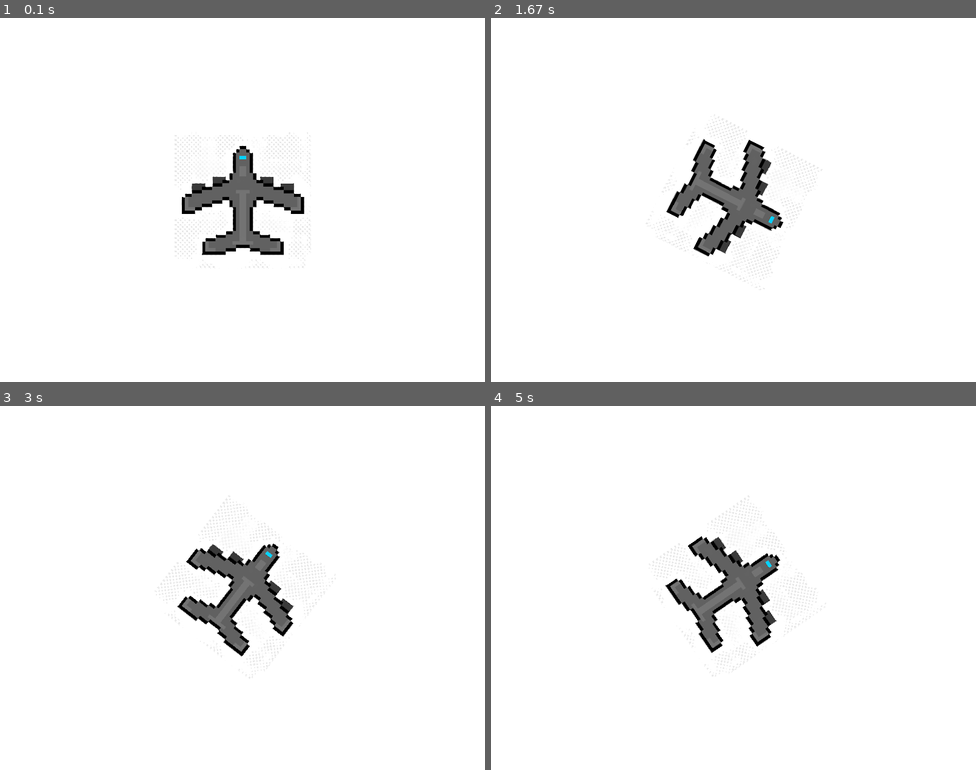
Above: before the commit, frames 1-4 (two rows, left to right).
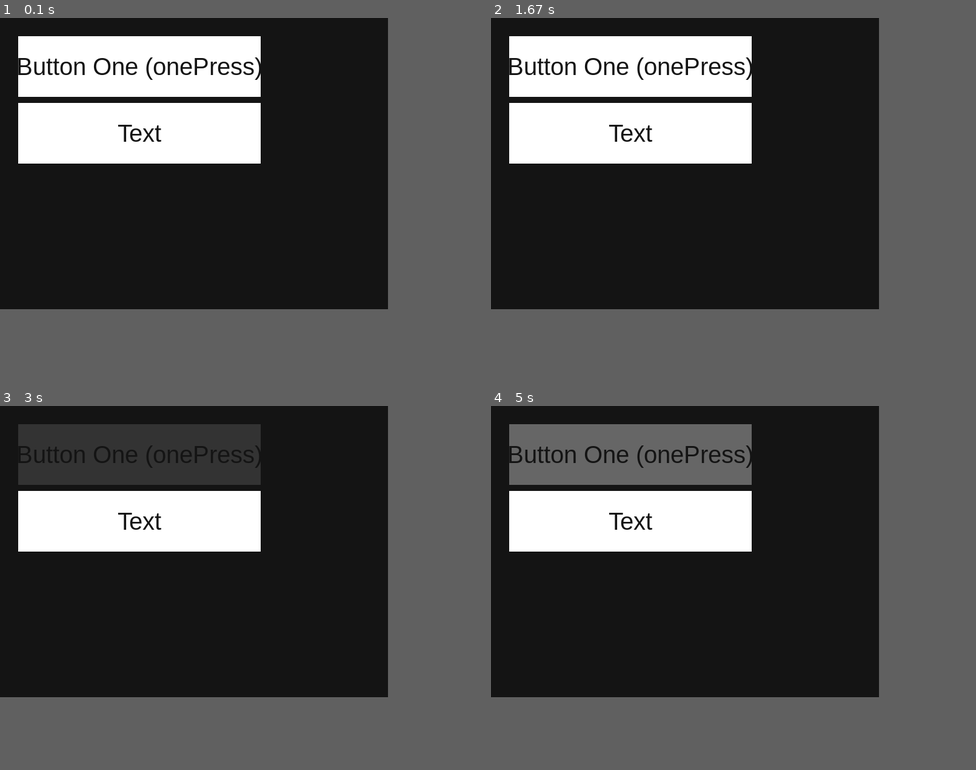
Above: after the commit, the same moments.

Repository: AndyCreator8/pygame_project_1
Game: pygame game, started from test.py
Same seed, same stepped clock (60 frames per second), same inputs: the game is played once before the commit and once after it.
Inputs (mouse positions are in pixels of both pictures, inside the frame that each line leads up to):
- Up to frame 1 (0.1 s): no input
- Up to frame 2 (1.67 s): click (631, 65) at 0.38 s; click (563, 232) at 0.72 s; click (607, 58) at 1.05 s; press the mouse at (631, 65) at 1.37 s; move the mouse to (641, 152) at 1.47 s; release the mouse at (655, 240) at 1.6 s
- Up to frame 3 (3 s): click (140, 453) at 2.22 s; press the mouse at (140, 453) at 2.53 s; move the mouse to (155, 471) at 2.63 s; release the mouse at (169, 486) at 2.77 s; press the mouse at (140, 453) at 2.87 s; move the mouse to (97, 464) at 2.97 s
- Up to frame 4 (5 s): release the mouse at (549, 471) at 3.1 s; press the mouse at (631, 453) at 3.2 s; move the mouse to (670, 489) at 3.3 s; release the mouse at (714, 522) at 3.43 s; press the mouse at (631, 453) at 3.53 s; move the mouse to (689, 464) at 3.63 s; release the mouse at (752, 475) at 3.77 s; press the mouse at (631, 453) at 3.87 s; move the mouse to (617, 526) at 3.97 s; release the mouse at (607, 595) at 4.1 s; press the mouse at (631, 453) at 4.7 s; move the mouse to (597, 464) at 4.8 s; release the mouse at (563, 471) at 4.93 s
In our replay, the window is 800x600 before the commit and 640x480 after it. These sizes can differ from the game's own. Grey fills any space a smaller window leaves; there, only what the larger window draws over its background counts as a difference.

The runs differ from the first frame. In frame 1, 48% of the frame differs, in the area x 0-80%, y 0-80%; in frame 2, 48%; in frame 3, 55%; in frame 4, 55%.

Commit message:
Добавил функцию play, которую не тестил. Также добавил в пули параметр кучности, для добавления урона нужно объяснить мне, как получить в апдейте противника, как объект. Здоровье противников реализовал

Diff:
--- a/another_main.py
+++ b/another_main.py
@@ -6,7 +6,7 @@
 import pygame
 
 pygame.init()
-size = width, height = 1000, 800
+size = width, height = 1800, 1200
 map_size = 10000, 10000
 screen = pygame.display.set_mode(size)
 center = (width // 2, height // 2)
@@ -45,8 +45,14 @@
     if not os.path.isfile(fullname):
         print(f"Аудиофайл '{fullname}' не найден")
         sys.exit()
-    music = pygame.mixer.music.load(fullname)
+    music = pygame.mixer_music.load(fullname)
     return music
+
+
+def play(name, volume=5):
+    music = pygame.mixer_music.load(name)
+    pygame.mixer_music.set_volume(volume)
+    pygame.mixer_music.play()
 
 
 class Text:
@@ -57,7 +63,6 @@
         text_surface = font.render(f'FPS: {round(text)}', True, (255, 0, 0))
         text_rect = text_surface.get_rect(center=(100, 50))
         screen.blit(text_surface, text_rect)
-
 
 
 class Vector:
@@ -253,7 +258,7 @@
 class Bullet(BasedMapObject):
     image = pygame.Surface((1, 5))
 
-    def __init__(self, vector, pos):
+    def __init__(self, vector, pos, damage=0.1, spread=4):
         super().__init__(Bullet.image, vector, pos)
         self.image.fill('white')
         self.orig = self.image
@@ -268,6 +273,8 @@
         self.animation_sc = 0
         self.distance = 1000
         self.killed = False
+        self.damage = damage
+        self.spread = spread
 
     def update(self):
         self.image = pygame.transform.rotate(self.orig, -self.v.angle)
@@ -285,7 +292,7 @@
             super().update()
             self.image = pygame.transform.rotate(self.orig, self.v.angle - 90)
             self.rect = self.image.get_rect(center=self.rect.center)
-            self.v.angle += random.choice(range(-3, 4))
+            self.v.angle += random.choice(range(-self.spread, self.spread))
             self.v.vx, self.v.vy = self.v.value * sin(
                 math.radians(self.v.angle)), self.v.value * cos(math.radians(self.v.angle))
             if pygame.sprite.spritecollideany(self, planes):
@@ -454,7 +461,7 @@
     image = load_image('0.png', 'data/plane_2', -1)
 
     def __init__(self):
-        super().__init__(Enemy.image, Vector(5, 0), (500, 500))
+        super().__init__(Enemy.image, Vector(10, 0), (500, 500))
         self.rect = self.image.get_rect()
         self.rect.centerx = center[0]
         self.rect.centery = center[1]
@@ -463,6 +470,8 @@
         self.mask = pygame.mask.from_surface(self.image)
         self.rect = self.image.get_rect(center=self.rect.center)
         self.target = plane
+        self.health = 20
+        self.damage = 0.5
         self.bulletspeed = 20
         self.animation_sc = 6
         self.fire_rate = -1
@@ -471,8 +480,8 @@
     def update(self):
         self.attack()
         super().update()
+        print(self.health)
         # self.move()
-
 
     def attack(self):
         # self.v = Vector(self.v.value, plane.vector.angle)
@@ -505,7 +514,6 @@
         self.mask = pygame.mask.from_surface(self.image)
         self.rect = self.image.get_rect(center=self.rect.center)
 
-
     def get_angle(self, angle):
         self.tv = self.rect.centerx - self.target.rect.centerx, self.rect.centery - self.target.rect.centery
         vx, vy = self.v.value * sin(
@@ -541,12 +549,6 @@
 
     def __init__(self):
         super().__init__(Target.image, Vector(), (500, 500))
-
-
-class Button(pygame.sprite.Sprite):
-    def __init__(self, size, pos):
-        self.add(all_sprites)
-        super().__init__()
 
 
 pygame.init()
@@ -571,7 +573,9 @@
 planes.add(enemy, plane)
 blocks.add(target)
 text = Text()
-
+pygame.mixer_music.load("salam.mp3")
+pygame.mixer_music.play()
+pygame.mixer_music.set_volume(5)
 clock = pygame.time.Clock()
 firing = False
 running = True
--- a/test.py
+++ b/test.py
@@ -1,67 +1,101 @@
+# Imports
+import sys
 import pygame
-import math
-import sys
 
-# Инициализация Pygame
+# Configuration
 pygame.init()
+fps = 60
+fpsClock = pygame.time.Clock()
+width, height = 640, 480
+screen = pygame.display.set_mode((width, height))
 
-# Настройки экрана
-WIDTH, HEIGHT = 800, 600
-screen = pygame.display.set_mode((WIDTH, HEIGHT))
-pygame.display.set_caption("Поворот персонажа")
+font = pygame.font.SysFont('Arial', 40)
 
-# Цвета
-WHITE = (255, 255, 255)
+menu = []
 
 
-class Player(pygame.sprite.Sprite):
-    def __init__(self, x, y):
-        super().__init__()
-        self.image = pygame.image.load('plane_1.png').convert_alpha()  # Замените на путь к вашему изображению
-        self.orig_image = self.image  # Сохраняем оригинальное изображение
-        self.rect = self.image.get_rect(center=(x, y))
-        self.angle = 0
-        self.last_update = pygame.time.get_ticks()  # Время последнего обновления
-        self.update_interval = 100  # Интервал обновления в миллисекундах
+class Button():
+    def __init__(self, x, y, width, height, buttonText='Button', onclickFunction=None, onePress=False):
+        self.x = x
+        self.y = y
+        self.width = width
+        self.height = height
+        self.onclickFunction = onclickFunction
+        self.onePress = onePress
+        self.alreadyPressed = False
+
+        self.fillColors = {
+            'normal': '#ffffff',
+            'hover': '#666666',
+            'pressed': '#333333',
+        }
+        self.buttonSurface = pygame.Surface((self.width, self.height))
+        self.buttonRect = pygame.Rect(self.x, self.y, self.width, self.height)
+
+        self.buttonSurf = font.render(buttonText, True, (20, 20, 20))
+        menu.append(self)
 
     def update(self):
-        # Получаем координаты курсора мыши
-        mouse_x, mouse_y = pygame.mouse.get_pos()
-        xy = pygame.math.Vector2(mouse_x, mouse_y) - pygame.math.Vector2(self.rect.center)
+        mousePos = pygame.mouse.get_pos()
+        self.buttonSurface.fill(self.fillColors['normal'])
+        if self.buttonRect.collidepoint(mousePos):
+            self.buttonSurface.fill(self.fillColors['hover'])
+            if pygame.mouse.get_pressed(num_buttons=3)[0]:
+                self.buttonSurface.fill(self.fillColors['pressed'])
+                if self.onePress:
+                    self.onclickFunction()
+                elif not self.alreadyPressed:
+                    self.onclickFunction()
+                    self.alreadyPressed = True
+            else:
+                self.alreadyPressed = False
+        self.buttonSurface.blit(self.buttonSurf, [
+            self.buttonRect.width / 2 - self.buttonSurf.get_rect().width / 2,
+            self.buttonRect.height / 2 - self.buttonSurf.get_rect().height / 2
+        ])
+        screen.blit(self.buttonSurface, self.buttonRect)
 
-        # Вычисляем угол поворота
-        target_angle = math.degrees(math.atan2(-xy.y, xy.x)) - 90
 
-        now = pygame.time.get_ticks()
-        if now - self.last_update > self.update_interval:
-            self.last_update = now
+class Label():
+    def __init__(self, x, y, width, height, labelText='Text'):
+        self.x = x
+        self.y = y
+        self.width = width
+        self.height = height
 
-            # Поворачиваем изображение спрайта
-            self.angle = target_angle
-            self.image = pygame.transform.rotate(self.orig_image, -self.angle)
-            self.rect = self.image.get_rect(center=self.rect.center)
+        self.fillColors = {
+            'normal': '#ffffff',
+            'hover': '#666666',
+            'pressed': '#333333',
+        }
+        self.labelSurface = pygame.Surface((self.width, self.height))
+        self.labelRect = pygame.Rect(self.x, self.y, self.width, self.height)
 
-    def draw(self, surface):
-        surface.blit(self.image, self.rect.topleft)
+        self.labelSurf = font.render(labelText, True, (20, 20, 20))
+        menu.append(self)
 
-clock = pygame.time.Clock()
-# Создаем игрока
-player = Player(WIDTH // 2, HEIGHT // 2)
+    def update(self):
+        self.labelSurface.fill(self.fillColors['normal'])
+        self.labelSurface.blit(self.labelSurf, [
+            self.labelRect.width / 2 - self.labelSurf.get_rect().width / 2,
+            self.labelRect.height / 2 - self.labelSurf.get_rect().height / 2
+        ])
+        screen.blit(self.labelSurface, self.labelRect)
 
-# Главный игровой цикл
-running = True
-while running:
+
+def myFunction():
+    print('Button Pressed')
+
+
+Button(30, 30, 400, 100, 'Button One (onePress)', myFunction)
+Label(30, 140, 400, 100, 'Text')
+while True:
+    screen.fill((20, 20, 20))
     for event in pygame.event.get():
         if event.type == pygame.QUIT:
-            running = False
-
-    # Обновление игрока и отрисовка на экране
-    player.update()
-
-    screen.fill(WHITE)  # Очистка экрана белым цветом
-    player.draw(screen)  # Отрисовка игрока
-    clock.tick(60)
-    pygame.display.flip()  # Обновление экрана
-
-pygame.quit()
-sys.exit()
+            pygame.quit()
+            sys.exit()
+    for object in menu:
+        object.update()
+    pygame.display.flip()
+    fpsClock.tick(fps)
